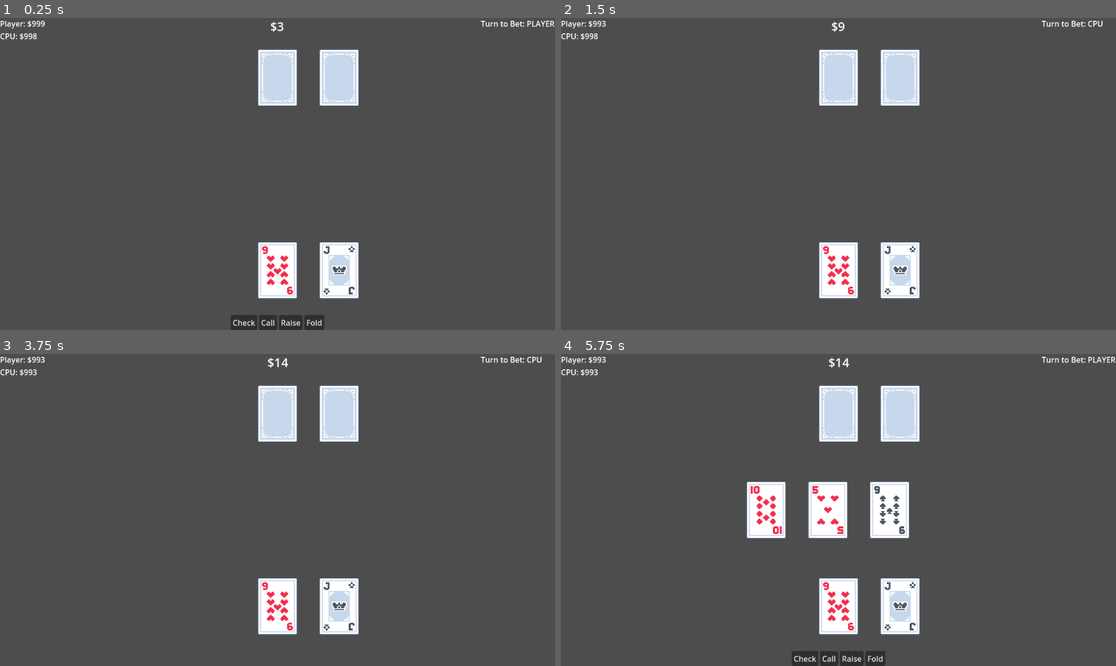
Above: before the commit, frames 1-4 (two rows, left to right).
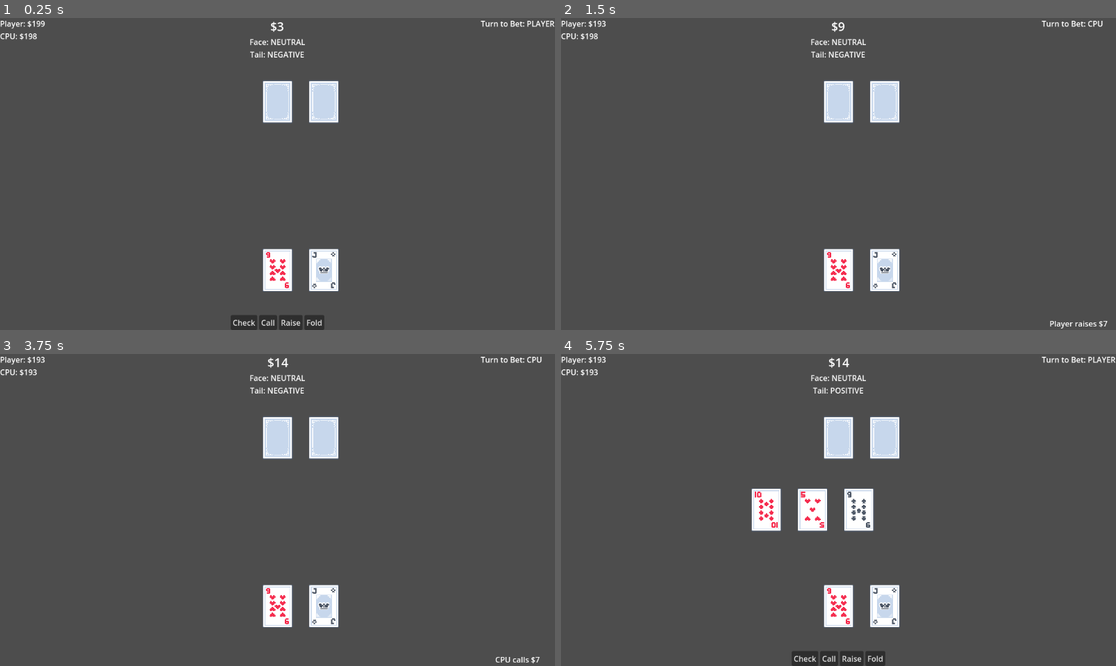
Above: after the commit, the same moments.

Repository: david8zhang/cat-poker
Game: Godot game, scene res://scenes/Main.tscn
Same seed, same stepped clock (60 frames per second), same inputs: the game is played once before the commit and once after it.
Inputs:
- Up to frame 1 (0.25 s): no input
- Up to frame 2 (1.5 s): click "Raise" at 0.5 s; tap Enter at 1.25 s
- Up to frame 3 (3.75 s): tap Space at 2, 3.5 s; tap Enter at 2.75 s
- Up to frame 4 (5.75 s): tap Enter at 4.25 s; tap Space at 5 s

The runs differ from the first frame. In frame 1, 5.3% of the frame differs, in the area x 4-65%, y 0-90%; in frame 2, 5.4%; in frame 3, 5.4%; in frame 4, 9.3%.

Commit message:
added facial reaction support

Diff:
--- a/prefabs/Card.tscn
+++ b/prefabs/Card.tscn
@@ -6,4 +6,4 @@
 script = ExtResource("1_3110q")
 
 [node name="Sprite2D" type="Sprite2D" parent="."]
-scale = Vector2(2, 2)
+scale = Vector2(1.5, 1.5)
--- a/project.godot
+++ b/project.godot
@@ -17,6 +17,8 @@
 
 [display]
 
+window/size/initial_position_type=2
+window/size/resizable=false
 window/dpi/allow_hidpi=false
 
 [rendering]
--- a/scenes/Main.tscn
+++ b/scenes/Main.tscn
@@ -91,6 +91,33 @@
 text = "CPU: $0
 "
 
+[node name="ActionLog" type="Label" parent="CanvasLayer"]
+anchors_preset = 3
+anchor_left = 1.0
+anchor_top = 1.0
+anchor_right = 1.0
+anchor_bottom = 1.0
+offset_left = -154.0
+offset_top = -26.0
+grow_horizontal = 0
+grow_vertical = 0
+text = "Player checks"
+horizontal_alignment = 1
+vertical_alignment = 1
+
+[node name="CPUReaction" type="Label" parent="CanvasLayer"]
+anchors_preset = 5
+anchor_left = 0.5
+anchor_right = 0.5
+offset_left = -77.0
+offset_top = 38.0
+offset_right = 77.0
+offset_bottom = 64.0
+grow_horizontal = 2
+text = "Reaction: Angry"
+horizontal_alignment = 1
+vertical_alignment = 1
+
 [node name="ShowdownResult" type="Control" parent="CanvasLayer"]
 visible = false
 layout_mode = 3
--- a/scripts/CPUCardPlayer.gd
+++ b/scripts/CPUCardPlayer.gd
@@ -1,5 +1,92 @@
 class_name CPUCardPlayer
 extends CardPlayer
+
+enum FaceReactionTypes {
+	NEUTRAL,
+	EXCITED,
+	SAD,
+	ANGRY,
+	SURPRISED,
+	DEVIOUS
+}
+
+enum TailReactionTypes {
+	NEUTRAL,
+	QUESTION,
+	POSITIVE,
+	NEGATIVE
+}
+
+# Hole card classifications
+const STRONG_HOLE_CARD_TYPES = [
+	HoleCardType.POCKET_ACES,
+	HoleCardType.POCKET_KINGS,
+	HoleCardType.POCKET_QUEENS,
+	HoleCardType.POCKET_JACKS,
+	HoleCardType.POCKET_TENS,
+	HoleCardType.A_K,
+	HoleCardType.A_Q,
+	HoleCardType.A_J,
+	HoleCardType.A_10,
+]
+const DECENT_HOLE_CARD_TYPES = [
+	HoleCardType.PAIR,
+	HoleCardType.SUITED_CONNECTOR
+]
+
+# Hand classifications
+const VERY_STRONG_HAND_TYPES = [
+	Game.HandTypes.FULL_HOUSE,
+	Game.HandTypes.FOUR_OF_A_KIND,
+	Game.HandTypes.STRAIGHT_FLUSH
+]
+const STRONG_HAND_TYPES = [
+	Game.HandTypes.STRAIGHT,
+	Game.HandTypes.FLUSH
+]
+const DECENT_HAND_TYPES = [
+	Game.HandTypes.TWO_PAIR,
+	Game.HandTypes.THREE_OF_A_KIND,
+]
+
+var curr_face_reaction = FaceReactionTypes.NEUTRAL
+var curr_tail_reaction = TailReactionTypes.NEUTRAL
+
+func _ready():
+	game.all_ready.connect(all_ready)
+
+func all_ready():
+	update_curr_reaction()
+	var hand1 = [
+		game.generate_card("02", "spades"),
+		game.generate_card("03", "clubs"),
+		game.generate_card("05", "hearts"),
+		game.generate_card("02", "diamonds"),
+		game.generate_card("06", "clubs")
+	]
+
+	var hand2 = [
+		game.generate_card("A", "spades"),
+		game.generate_card("02", "clubs"),
+		game.generate_card("05", "diamonds"),
+		game.generate_card("04", "hearts"),
+		game.generate_card("04", "spades")
+	]
+
+	print(is_straight_draw(hand1))
+	print(is_straight_draw(hand2))
+
+func update_curr_reaction():
+	var cpu_reaction_label = game.cpu_reaction_label
+	var neutral_face_reaction_label = get_enum_name(FaceReactionTypes, curr_face_reaction)
+	var neutral_tail_reaction_label = get_enum_name(TailReactionTypes, curr_tail_reaction)
+	cpu_reaction_label.text = "Face: " + neutral_face_reaction_label + "\nTail: " + neutral_tail_reaction_label
+
+func get_enum_name(enum_dict: Dictionary, value: int) -> String:
+	for name_key in enum_dict.keys():
+		if enum_dict[name_key] == value:
+				return name_key
+	return "Unknown"
 
 func call_bet():
 	var amount_to_call = game.curr_player_bet - game.curr_cpu_bet
@@ -14,3 +101,191 @@
 	var amount_added = amount - game.curr_cpu_bet
 	curr_bankroll -= amount_added
 	bet.emit(amount)
+
+func raise(raise_amount):
+	var amount_to_call = 0
+	if game.curr_player_bet > game.curr_cpu_bet:
+		amount_to_call = game.curr_player_bet - game.curr_cpu_bet
+	bet.emit(amount_to_call + raise_amount)
+
+# Reaction behavior (for easy CPU)
+func react_to_phase():
+	match game.curr_phase:
+		Game.GamePhase.PREFLOP:
+			var type_of_hole_cards = get_hole_cards_type()
+			if STRONG_HOLE_CARD_TYPES.has(type_of_hole_cards):
+				very_positive_react()
+			elif DECENT_HOLE_CARD_TYPES.has(type_of_hole_cards):
+				slightly_positive_react()
+			else:
+				slightly_negative_react()
+		Game.GamePhase.FLOP:
+			var best_hand_so_far = get_best_hand_flop().hand_type
+			if VERY_STRONG_HAND_TYPES.has(best_hand_so_far):
+				very_positive_react()
+			elif STRONG_HAND_TYPES.has(best_hand_so_far):
+				slightly_positive_react()
+			elif DECENT_HAND_TYPES.has(best_hand_so_far):
+				slightly_positive_react()
+			elif is_straight_draw_flop() or is_flush_draw_flop():
+				slightly_positive_react()
+			else:
+				neutral_react()
+		Game.GamePhase.TURN:
+			var best_hand_so_far = get_best_hand_turn().hand_type
+			if VERY_STRONG_HAND_TYPES.has(best_hand_so_far):
+				very_positive_react()
+			elif STRONG_HAND_TYPES.has(best_hand_so_far):
+				slightly_positive_react()
+			elif DECENT_HAND_TYPES.has(best_hand_so_far):
+				slightly_positive_react()
+			elif is_straight_draw_turn() or is_flush_draw_turn():
+				slightly_positive_react()
+			else:
+				neutral_react()
+			pass
+		Game.GamePhase.RIVER:
+			var best_hand_so_far = get_best_hand_turn().hand_type
+			if VERY_STRONG_HAND_TYPES.has(best_hand_so_far):
+				very_positive_react()
+			elif STRONG_HAND_TYPES.has(best_hand_so_far):
+				slightly_positive_react()
+			elif DECENT_HAND_TYPES.has(best_hand_so_far):
+				slightly_positive_react()
+			else:
+				very_negative_react()
+			pass
+
+func neutral_react():
+	curr_face_reaction = FaceReactionTypes.NEUTRAL
+	curr_tail_reaction = TailReactionTypes.NEUTRAL
+	update_curr_reaction()
+
+func very_positive_react():
+	curr_face_reaction = FaceReactionTypes.EXCITED
+	curr_tail_reaction = TailReactionTypes.POSITIVE
+	update_curr_reaction()
+
+func slightly_positive_react():
+	curr_face_reaction = FaceReactionTypes.NEUTRAL
+	curr_tail_reaction = TailReactionTypes.POSITIVE
+	update_curr_reaction()
+
+func very_negative_react():
+	curr_face_reaction = FaceReactionTypes.SAD
+	curr_tail_reaction = TailReactionTypes.NEGATIVE
+	update_curr_reaction()
+
+func slightly_negative_react():
+	curr_face_reaction = FaceReactionTypes.NEUTRAL
+	curr_tail_reaction = TailReactionTypes.NEGATIVE
+	update_curr_reaction()
+
+# Deceptive positive reactions are where face + tail don't match
+func deceptive_positive_react():
+	curr_face_reaction = FaceReactionTypes.EXCITED
+	curr_tail_reaction = TailReactionTypes.NEGATIVE
+	update_curr_reaction()
+
+func deceptive_negative_react():
+	curr_face_reaction = FaceReactionTypes.SAD
+	curr_tail_reaction = TailReactionTypes.POSITIVE
+	update_curr_reaction()
+
+# Surprise = either really good OR really bad (Tail react as a clue)
+func surprised_react(is_positive):
+	curr_face_reaction = FaceReactionTypes.SURPRISED
+	curr_tail_reaction = TailReactionTypes.POSITIVE if is_positive else TailReactionTypes.NEGATIVE
+	update_curr_reaction()
+
+func is_reverse_react():
+	# Reverse -> positive reaction at a bad hand, negative reaction at a good hand
+	pass
+
+# Check if close to getting a straight on the flop/turn
+func is_straight_draw(hand_to_check):
+	var ranks = hand_to_check.map(func(card): return game.RANKS.find(card.rank))
+	var unique_ranks = []
+	for r in ranks:
+		if r not in unique_ranks:
+			unique_ranks.append(r)
+
+	# If Ace is present, check wheel straights also
+	if 12 in ranks:
+		unique_ranks.append(-1)
+
+	for i in range(unique_ranks.size() - 3):  # Only check groups of 4
+		var sequence = unique_ranks.slice(i, i + 4)
+		# Check if the sequence forms a gap of 4 numbers
+		if sequence[-1] - sequence[0] <= 4:
+				return true
+	return false
+
+# Check if close to getting a flush on the flop/turn
+func is_flush_draw(hand_to_check):
+	var suit_mapping = {}
+	for card in hand_to_check:
+		if suit_mapping.has(card.suit):
+			suit_mapping[card.suit] += 1
+		else:
+			suit_mapping[card.suit] = 1
+	for suit in suit_mapping.keys():
+		if suit_mapping[suit] == 4:
+			return true
+	return false
+
+func is_straight_draw_flop():
+	var hand_to_check = cards_in_hand + game.curr_community_cards
+	return is_straight_draw(hand_to_check)
+
+func is_straight_draw_turn():
+	for card in cards_in_hand:
+		var hand_to_check = [card] + game.curr_community_cards
+		if is_straight_draw(hand_to_check):
+			return true
+	var card_combs = game.generate_combinations(game.curr_community_cards, 3)
+	for comb in card_combs:
+		var hand_to_check = comb + cards_in_hand
+		if is_straight_draw(hand_to_check):
+			return true
+	return false
+
+func is_flush_draw_flop():
+	var hand_to_check = cards_in_hand + game.curr_community_cards
+	return is_flush_draw(hand_to_check)
+
+func is_flush_draw_turn():
+	for card in cards_in_hand:
+		var hand_to_check = [card] + game.curr_community_cards
+		if is_flush_draw(hand_to_check):
+			return true
+	var card_combs = game.generate_combinations(game.curr_community_cards, 3)
+	for comb in card_combs:
+		var hand_to_check = comb + cards_in_hand
+		if is_flush_draw(hand_to_check):
+			return true
+	return false
+
+# Get the best possible hand with cards on the board so far
+func get_best_hand_flop():
+	var hand_to_check = cards_in_hand + game.curr_community_cards
+	return game.get_best_5card_hand(hand_to_check)
+
+func get_best_hand_turn():
+	var best_hand_so_far = null
+	for card in cards_in_hand:
+		var hand_to_check = [card] + game.curr_community_cards
+		var best_hand = game.get_best_5card_hand(hand_to_check)
+		if best_hand_so_far == null or game.compare_hands(best_hand, best_hand_so_far) == 1:
+			best_hand_so_far = best_hand
+	# Check all 3-card combinations of 4 cards on the board
+	var card_combs = game.generate_combinations(game.curr_community_cards, 3)
+	for comb in card_combs:
+		var hand_to_check = comb + cards_in_hand
+		var best_hand = game.get_best_5card_hand(hand_to_check)
+		if best_hand_so_far == null or game.compare_hands(best_hand, best_hand_so_far) == 1:
+			best_hand_so_far = best_hand
+	return best_hand_so_far
+
+func get_best_hand_river():
+	return game.get_best_hand_comm_cards(cards_in_hand, game.curr_community_cards)
--- a/scripts/CardPlayer.gd
+++ b/scripts/CardPlayer.gd
@@ -1,7 +1,7 @@
 class_name CardPlayer
 extends Node2D
 
-const STARTING_BANKROLL = 1000
+const STARTING_BANKROLL = 200
 @export var card_scene: PackedScene
 @onready var game = get_node("/root/Game") as Game
 
@@ -9,6 +9,22 @@
 var curr_bankroll = STARTING_BANKROLL
 var is_dealer = false
 var curr_bet = 0
+
+# Types of starting hands
+enum HoleCardType {
+	POCKET_ACES,
+	POCKET_KINGS,
+	POCKET_QUEENS,
+	POCKET_JACKS,
+	POCKET_TENS,
+	A_K,
+	A_Q,
+	A_J,
+	A_10,
+	PAIR,
+	SUITED_CONNECTOR,
+	TRASH
+}
 
 signal bet(amount)
 
@@ -23,13 +39,13 @@
 		add_child(new_card)
 
 		# TODO: Figure out how to center cards
-		curr_pos.x += new_card.sprite.texture.get_width() * 2
+		curr_pos.x += new_card.sprite.texture.get_width() * new_card.sprite.scale.x
 
 func display_hand():
 	for card in cards_in_hand:
 		card.show_card()
 
-func make_bet(amount):
+func make_bet(_amount):
 	pass
 
 func check():
@@ -40,3 +56,45 @@
 
 func blind_bet(_amount):
 	pass
+
+func get_hole_cards_type():
+	if is_pocket(cards_in_hand, "A"):
+		return HoleCardType.POCKET_ACES
+	elif is_pocket(cards_in_hand, "K"):
+		return HoleCardType.POCKET_KINGS
+	elif is_pocket(cards_in_hand, "Q"):
+		return HoleCardType.POCKET_QUEENS
+	elif is_pocket(cards_in_hand, "J"):
+		return HoleCardType.POCKET_JACKS
+	elif is_pocket(cards_in_hand, "10"):
+		return HoleCardType.POCKET_TENS
+	elif is_specific_hand(cards_in_hand, "A", "K"):
+		return HoleCardType.A_K
+	elif is_specific_hand(cards_in_hand, "A", "Q"):
+		return HoleCardType.A_Q
+	elif is_specific_hand(cards_in_hand, "A", "J"):
+		return HoleCardType.A_J
+	elif is_specific_hand(cards_in_hand, "A", "10"):
+		return HoleCardType.A_10
+	elif is_pair(cards_in_hand):
+		return HoleCardType.PAIR
+	elif is_suited(cards_in_hand) and is_connector(cards_in_hand):
+		return HoleCardType.SUITED_CONNECTOR
+	return HoleCardType.TRASH
+
+func is_pocket(cards, rank_to_check):
+	return cards[0].rank == rank_to_check and cards[1].rank == rank_to_check
+
+func is_pair(cards):
+	return cards[0].rank == cards[1].rank
+
+func is_connector(cards):
+	var card1_rank = game.RANKS.find(cards[0].rank)
+	var card2_rank = game.RANKS.find(cards[1].rank)
+	return abs(card1_rank - card2_rank) == 1
+
+func is_suited(cards):
+	return cards[0].suit == cards[1].suit
+
+func is_specific_hand(cards, rank1, rank2):
+	return (cards[0].rank == rank1 and cards[1].rank == rank2) or (cards[0].rank == rank2 and cards[1].rank == rank1)
--- a/scripts/Game.gd
+++ b/scripts/Game.gd
@@ -43,13 +43,15 @@
 	"Straight Flush"
 ]
 
-@onready var player = $Player as CardPlayer
-@onready var cpu = $CPU as CardPlayer
+@onready var player = $Player as PlayerCardPlayer
+@onready var cpu = $CPU as CPUCardPlayer
 @onready var pot_label = get_node("/root/Game/CanvasLayer/PotLabel") as Label
 @onready var player_action_buttons = get_node("/root/Game/CanvasLayer/PlayerActionButtons") as HBoxContainer
 @onready var turn_to_bet_label = get_node("/root/Game/CanvasLayer/TurnToBet") as Label
 @onready var player_chip_count = get_node("/root/Game/CanvasLayer/PlayerChips") as Label
 @onready var cpu_chip_count = get_node("/root/Game/CanvasLayer/CPUChips") as Label
+@onready var action_log = get_node("/root/Game/CanvasLayer/ActionLog") as Label
+@onready var cpu_reaction_label = get_node("/root/Game/CanvasLayer/CPUReaction") as Label
 
 # Showdown modal text
 @onready var showdown_result = get_node("/root/Game/CanvasLayer/ShowdownResult") as Control
@@ -57,6 +59,8 @@
 @onready var showdown_next_button = get_node("/root/Game/CanvasLayer/ShowdownResult/NextButton") as Button
 
 @export var card_scene: PackedScene
+
+signal all_ready
 
 const RANKS = ["02", "03", "04", "05", "06", "07", "08", "09", "10", "J", "Q", "K", "A"]
 const SUITS = ["diamonds", "spades", "hearts", "clubs"]
@@ -95,13 +99,14 @@
 	player.bet.connect(on_player_bet)
 	cpu.bet.connect(on_cpu_bet)
 	showdown_next_button.button_up.connect(go_to_new_game)
+	action_log.hide()
 
 	# Initialize players
 	player.global_position = Vector2(0, 200)
-	cpu.global_position = Vector2(0, -200)
-
+	cpu.global_position = Vector2(0, -150)
 	init_game()
 	process_next_action(Side.PLAYER)
+	all_ready.emit()
 
 
 func init_game():
@@ -124,6 +129,9 @@
 	cpu.get_cards(draw_cards_from_deck(2))
 	player.display_hand()
 
+	# Do CPU initial reaction
+	cpu.react_to_phase()
+
 
 func generate_card(rank, suit):
 	return { "rank": rank, "suit": suit }
@@ -144,7 +152,7 @@
 		card.global_position = card_pos
 		curr_community_cards.append(card)
 		add_child(card)
-		next_card_x_pos += card.sprite.texture.get_width() * 2
+		next_card_x_pos += card.sprite.texture.get_width() * card.sprite.scale.x
 		card_pos = Vector2(next_card_x_pos, 0)
 		card.show_card()
 
@@ -172,9 +180,11 @@
 	add_child(timer)
 
 func on_player_bet(amount):
+	action_log.show()
 	curr_player_bet = amount
 	# Player check
 	if amount == 0:
+		action_log.text = "Player checks"
 		if did_cpu_check:
 			go_to_next_phase_with_delay(2)
 		else:
@@ -183,17 +193,21 @@
 	else:
 		# Player raise
 		if curr_player_bet > curr_cpu_bet:
+			action_log.text = "Player raises $" + str(curr_player_bet)
 			process_next_action(Game.Side.CPU)
 		# Player call
 		elif curr_player_bet == curr_cpu_bet:
+			action_log.text = "Player calls $" + str(curr_player_bet)
 			go_to_next_phase_with_delay(2)
 	pot_label.text = "$" + str(curr_player_bet + curr_cpu_bet + pot)
 	player_chip_count.text = "Player: $" + str(player.curr_bankroll)
 
 func on_cpu_bet(amount):
+	action_log.show()
 	curr_cpu_bet = amount
 	# CPU check
 	if amount == 0:
+		action_log.text = "CPU checks"
 		if did_player_check:
 			go_to_next_phase_with_delay(2)
 		else:
@@ -201,9 +215,11 @@
 			process_next_action(Game.Side.PLAYER)
 	# CPU raise
 	elif curr_cpu_bet > curr_player_bet:
+		action_log.text = "CPU raises $" + str(curr_cpu_bet)
 		process_next_action(Game.Side.PLAYER)
 	# CPU call
 	elif curr_cpu_bet == curr_player_bet:
+		action_log.text = "CPU calls $" + str(curr_cpu_bet)
 		go_to_next_phase_with_delay(2)
 	pot_label.text = "$" + str(curr_player_bet + curr_cpu_bet + pot)
 	cpu_chip_count.text = "CPU: $" + str(cpu.curr_bankroll)
@@ -213,6 +229,7 @@
 	delay_action(callable, delay)
 
 func go_to_next_phase():
+	action_log.hide()
 	pot += curr_player_bet + curr_cpu_bet
 	curr_player_bet = 0
 	curr_cpu_bet = 0
@@ -233,6 +250,7 @@
 			cpu.display_hand()
 			curr_phase = GamePhase.SHOWDOWN
 			check_winner()
+	cpu.react_to_phase()
 
 func handle_cpu_action():
 	if curr_player_bet == 0:
@@ -262,6 +280,7 @@
 	player_chip_count.text = "Player: $" + str(player.curr_bankroll)
 	cpu_chip_count.text = "CPU: $" + str(cpu.curr_bankroll)
 	showdown_result.hide()
+	action_log.hide()
 
 	# reset game state
 	for c in player.cards_in_hand:
@@ -506,3 +525,13 @@
 		current.append(arr[i])
 		_combination_helper(arr, combination_size, i + 1, current, result)
 		current.pop_back()
+
+func fold(side: Game.Side):
+	pot += curr_player_bet + curr_cpu_bet
+	showdown_result.show()
+	if side == Game.Side.PLAYER:
+		showdown_win_label.text = "CPU Wins!"
+		winning_side = Side.CPU
+	elif side == Game.Side.CPU:
+		showdown_win_label.text = "Player wins!"
+		winning_side = Side.PLAYER
--- a/scripts/PlayerCardPlayer.gd
+++ b/scripts/PlayerCardPlayer.gd
@@ -15,7 +15,7 @@
 	make_bet(game.curr_cpu_bet + 5) # raise 5
 
 func _on_fold_pressed():
-	pass # Replace with function body.
+	game.fold(Game.Side.PLAYER)
 
 func call_bet():
 	var amount_to_call = game.curr_cpu_bet - game.curr_player_bet
